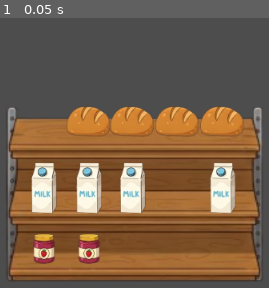
Above: before the commit, frame 1.
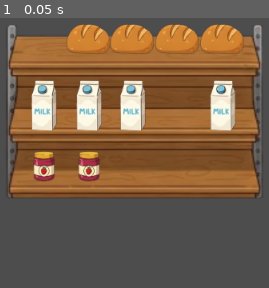
Above: after the commit, the same moment.

Repository: rockgem/dave-man-grocery-game
Game: Godot game, scene res://scenes/Main.tscn
Same seed, same stepped clock (60 frames per second), same inputs: the game is played once before the commit and once after it.
Inputs:
- Up to frame 1 (0.05 s): no input

The runs differ from the first frame. In frame 1, 80% of the frame differs, in the area x 2-98%, y 2-98%.

Commit message:
Update Main.tscn

Diff:
--- a/scenes/Main.tscn
+++ b/scenes/Main.tscn
@@ -7,4 +7,4 @@
 script = ExtResource("1_elqb8")
 
 [node name="Shelf" parent="." instance=ExtResource("2_rvslj")]
-position = Vector2(327, 225)
+position = Vector2(327, 159)
